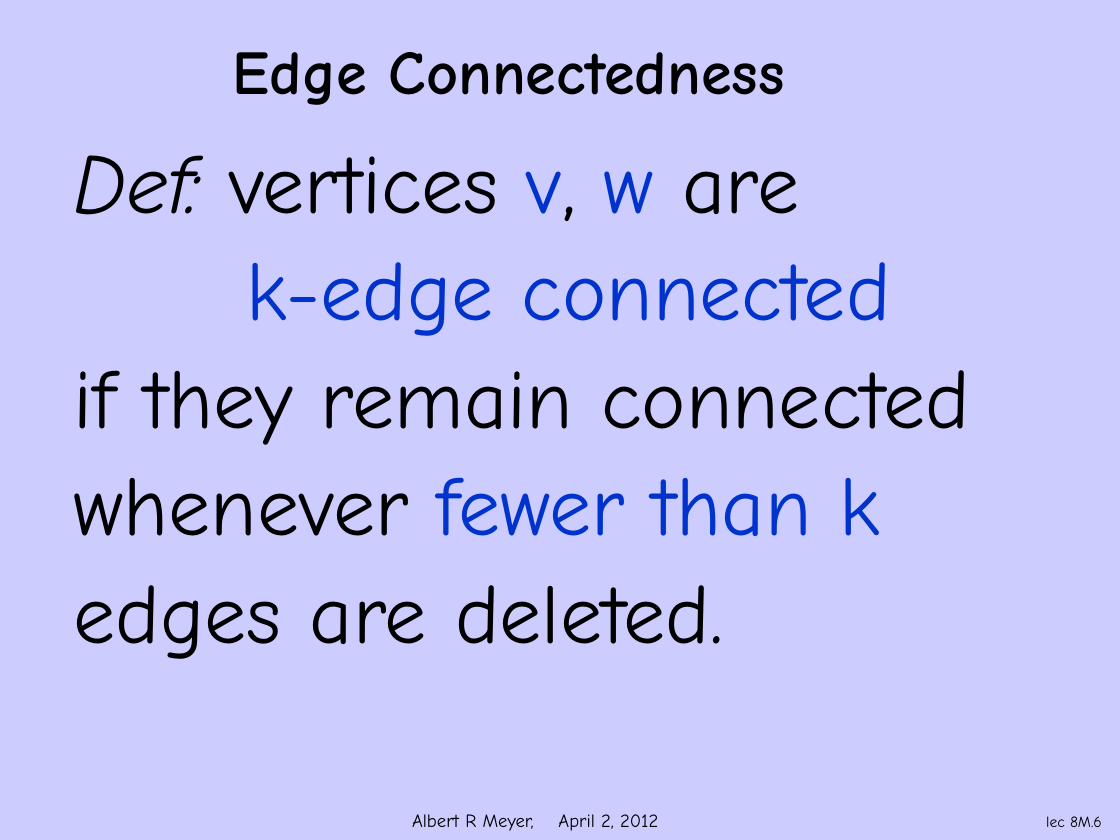
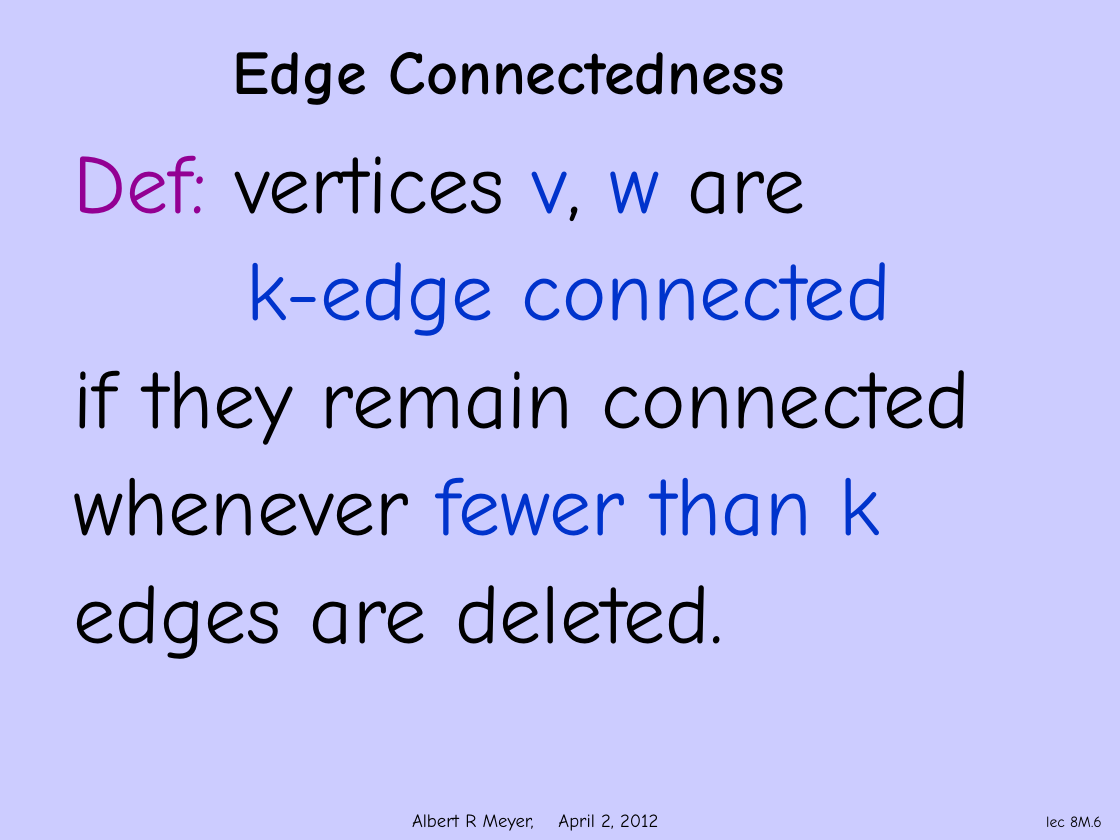
Before and after one commit to armeyer/mcs_web, a slide deck: slide 6 of spring12/slidesS12/simple-connect.pptx. Drawn at 1120x840 pixels with LibreOffice and Linux fonts; fonts in the diff are those of the drawing; background and template pictures are left out. Boxes give left, top, right and bottom in pixels: in the first picture for what was removed or moved away, otherwise in the second. Text is boxed around its words. In the diff, an @@ line names an element or a change of style, - is before the commit and + after.

```diff
--- a/spring12/slidesS12/simple-connect.pptx
+++ b/spring12/slidesS12/simple-connect.pptx
@@ text at (74,155,805,221): text colour #000000 to #930093, italic off in "Def:" @@
```
Also in this commit, not shown: 7 other slides changed, 3 slides added, 5 other files.
